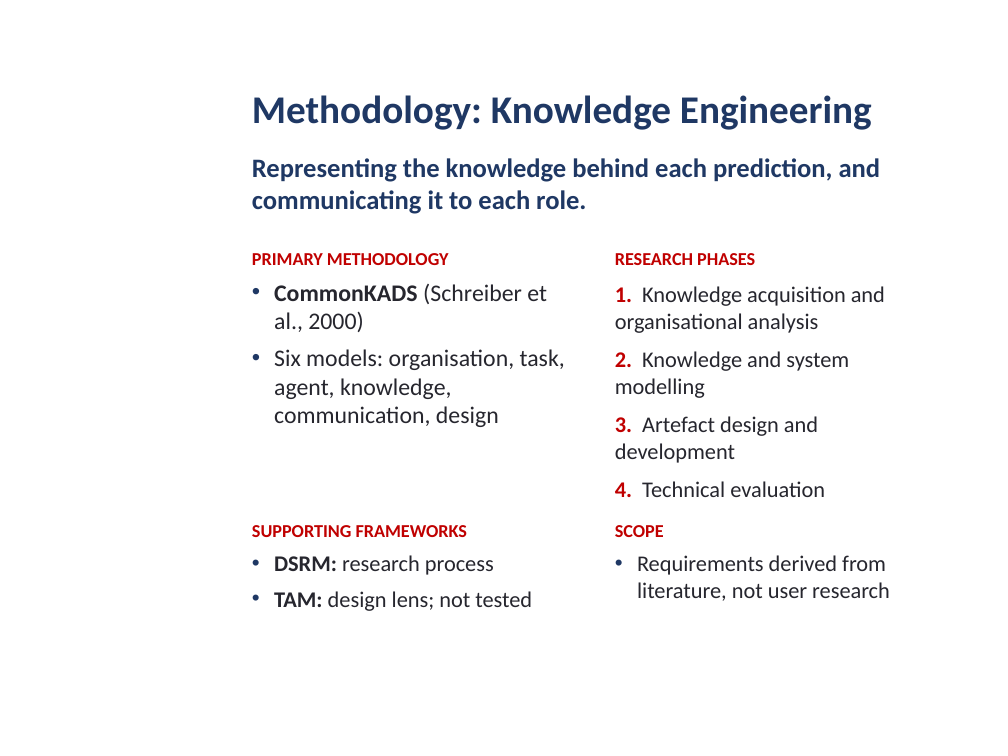
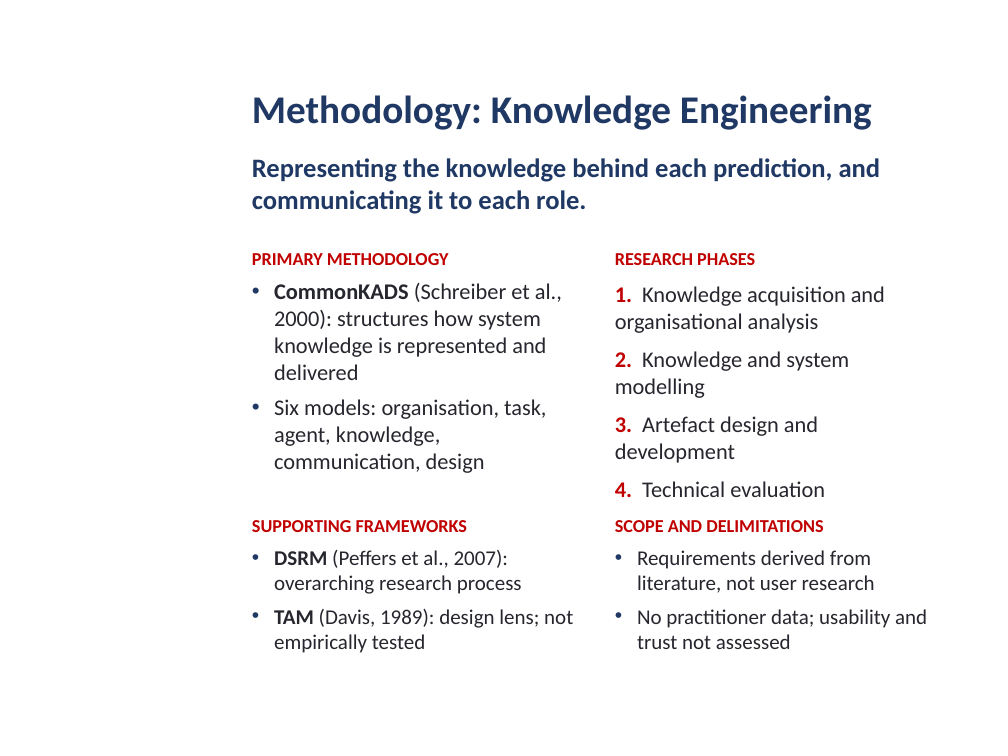
Before and after one commit to daniel-larry/python-run-result, a slide deck: slide 5 of Internal_Defense_Presentation.pptx. Drawn at 1008x756 pixels with LibreOffice and Linux fonts; fonts in the diff are those of the drawing; background and template pictures are left out. Boxes give left, top, right and bottom in pixels: in the first picture for what was removed or moved away, otherwise in the second. Text is boxed around its words. In the diff, an @@ line names an element or a change of style, - is before the commit and + after.

```diff
--- a/Internal_Defense_Presentation.pptx
+++ b/Internal_Defense_Presentation.pptx
@@ text at box(274, 283, 562, 380): text changed; size 17 to 16 pt @@
-• CommonKADS (Schreiber et al., 2000)
+• CommonKADS (Schreiber et al., 2000): structures how system knowledge is represented and delivered
@@ text at box(274, 399, 546, 473): size 17 to 16 pt in "Six models: organisation, task, agent, knowledge, communicat ..." @@
@@ text at box(615, 520, 823, 532): text changed @@
-SCOPE
+SCOPE AND DELIMITATIONS
@@ text at box(274, 550, 573, 653): text changed; size 16 to 15 pt @@
-• DSRM: research process
-• TAM: design lens; not tested
+• DSRM (Peffers et al., 2007): overarching research process
+• TAM (Davis, 1989): design lens; not empirically tested
@@ text at box(637, 550, 875, 593): size 16 to 15 pt in "Requirements derived from literature, not user research" @@
@@ text at box(637, 609, 927, 649): paragraph added @@
+• No practitioner data; usability and trust not assessed
```
Also in this commit, not shown: 4 other slides changed.
